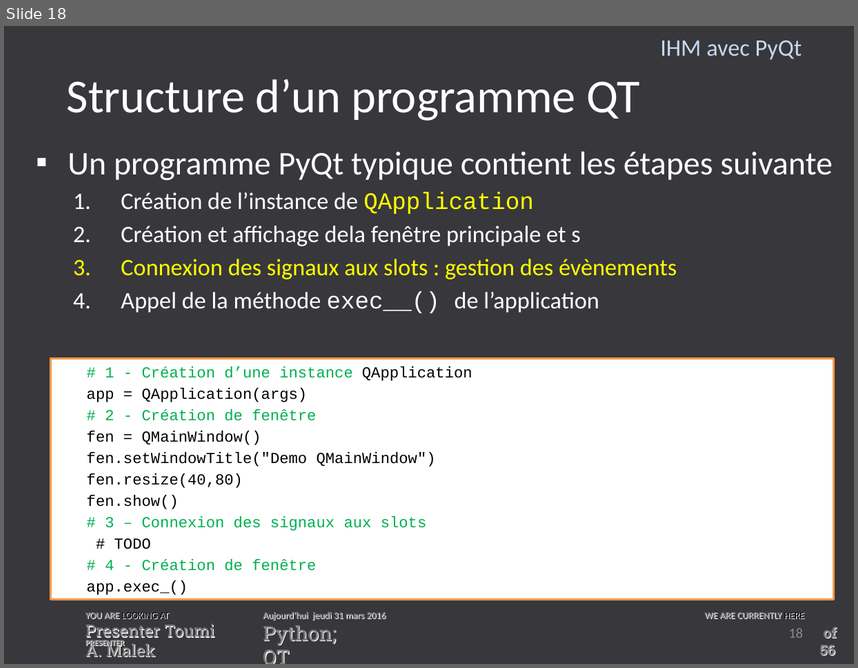
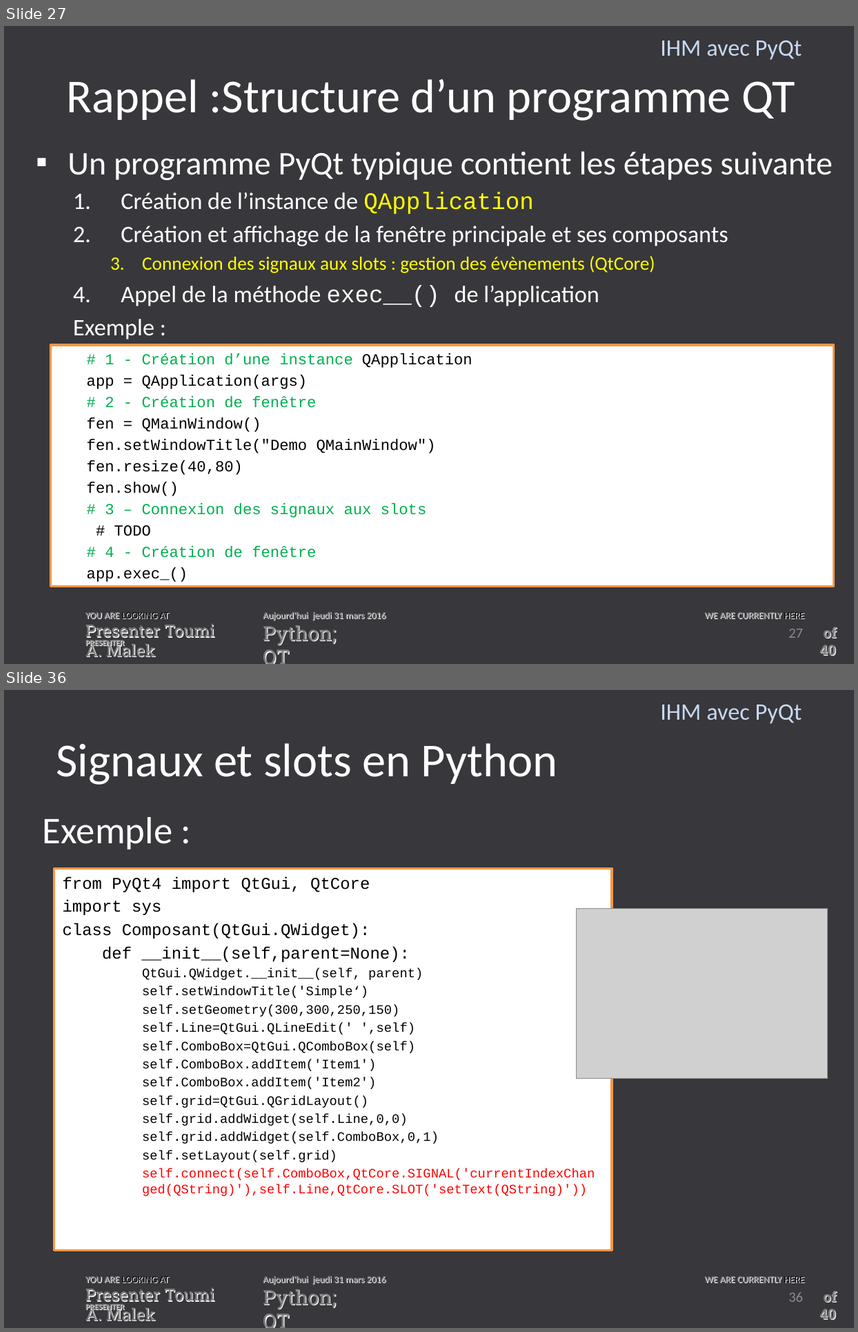
Before and after one commit to toumiab/Trans_python, a slide deck: Les_transparent/IHM_Python.pptx. Shown one above the other, each under a label of ours: slide 18 before the commit, slides 27 and 36 after it; the slides between them are not shown. The pictures are 858x668 and 858x1332 pixels, drawn with LibreOffice and Linux fonts; fonts in the diff are those of the drawing; grey boxes stand for pictures; background and template pictures are left out. Boxes give left, top, right and bottom in pixels: in the first picture for what was removed or moved away, otherwise in the second. Text is boxed around its words. In the diff, an @@ line names an element or a change of style, - is before the commit and + after.

```diff
--- a/Les_transparent/IHM_Python.pptx
+++ b/Les_transparent/IHM_Python.pptx
@@ slide 36 added at bbox=[4, 690, 854, 1328], background #38373B; not listed: 7 template elements that a slide beside it also shows @@
@@ text added at bbox=[660, 704, 802, 724], 20 pt, text #C6D9F1 @@
+IHM avec PyQt
@@ title added at bbox=[56, 743, 558, 785], 40 pt, text #FFFFFF @@
+Signaux et slots en Python
@@ text added at bbox=[43, 817, 172, 849], 32 pt, text #FFFFFF @@
+Exemple :
@@ rectangle added at bbox=[54, 869, 613, 1250], fill #FFFFFF, outline #F79646 2 pt, 11 pt, text #000000 @@
+from PyQt4 import QtGui, QtCore
+import sys
+class Composant(QtGui.QWidget):
+def __init__(self,parent=None):
+    QtGui.QWidget.__init__(self, parent)
+    self.setWindowTitle('Simple‘)
+    self.setGeometry(300,300,250,150)
+    self.Line=QtGui.QLineEdit(' ',self)
+    self.ComboBox=QtGui.QComboBox(self)
+    self.ComboBox.addItem('Item1')
+    self.ComboBox.addItem('Item2')
+    self.grid=QtGui.QGridLayout()
+    self.grid.addWidget(self.Line,0,0)
+    self.grid.addWidget(self.ComboBox,0,1)
+    self.setLayout(self.grid)
+    self.connect(self.ComboBox,QtCore.SIGNAL('currentIndexChanged(QString)'),self.Line,QtCore.SLOT('setText(QString)'))
@@ picture added at bbox=[576, 909, 828, 1078] @@
@@ page number added at bbox=[789, 1292, 803, 1301], 12 pt, text #8C8C8C @@
+36
@@ what was slide 18 is now slide 27 @@
@@ slide 27 changed as well @@
@@ title at bbox=[67, 79, 795, 121]: text changed @@
-Structure d’un programme QT
+Rappel :Structure d’un programme QT
@@ text at bbox=[121, 225, 728, 273]: text changed; size 20 to 16 pt @@
-  2. Création et affichage dela fenêtre principale et s
-  3. Connexion des signaux aux slots : gestion des évènements
+  2. Création et affichage de la fenêtre principale et ses composants
+    3. Connexion des signaux aux slots : gestion des évènements (QtCore)
@@ text at bbox=[73, 319, 154, 339]: paragraph added @@
+  Exemple :
@@ rectangle "# 1 - Création d’une ...": place and size @@
-rectangle "# 1 - Création d’une ..." at bbox=[51, 359, 833, 599]
+rectangle "# 1 - Création d’une ..." at bbox=[51, 345, 833, 586]
@@ page number at bbox=[789, 628, 803, 637]: text changed @@
-18
+27
@@ text at bbox=[820, 626, 836, 655]: text changed @@
-of 56
+of 40
```
Also in this commit, not shown: 19 other slides changed, 19 other slides added, 6 slides removed, 1 other file.
